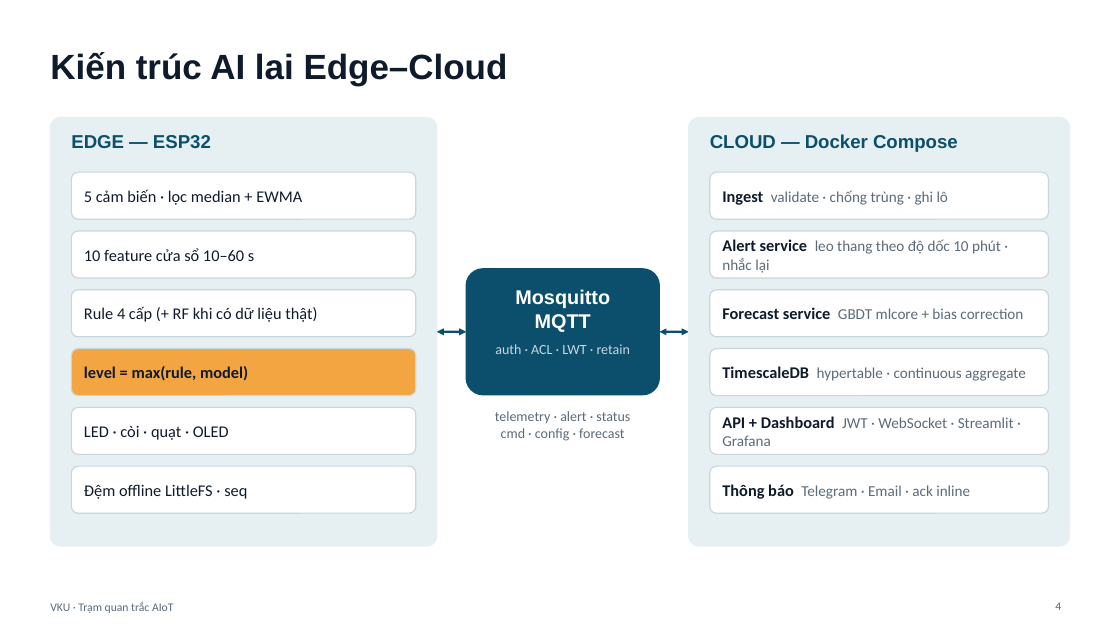
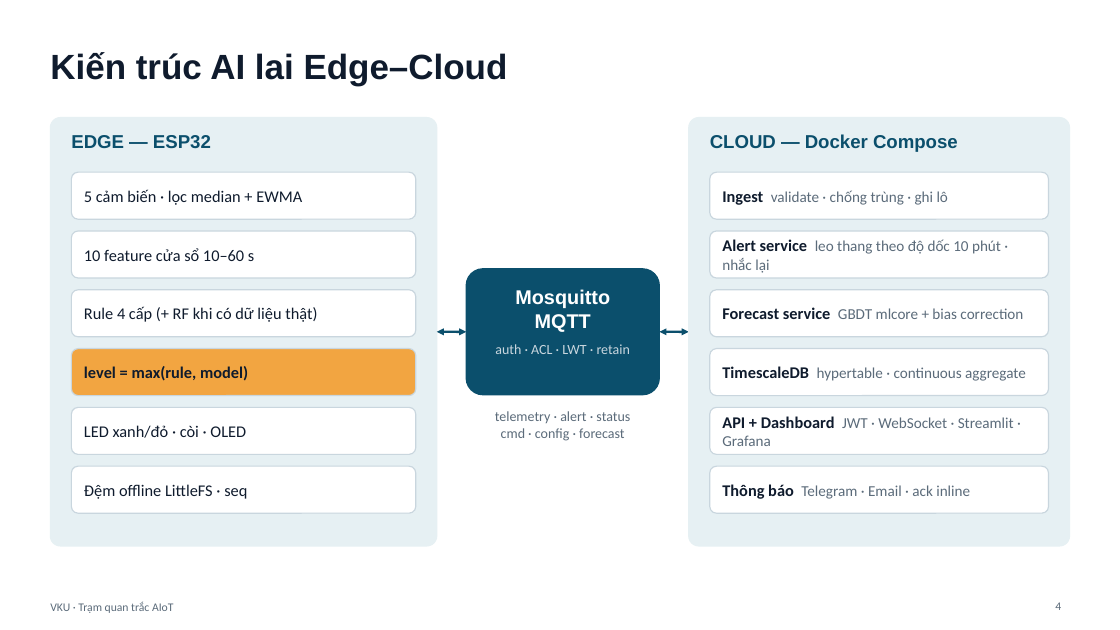
Before and after one commit to danhle396/pythonnhung, a slide deck: slide 4 of docs/report/slides_bao_ve.pptx. Drawn at 1120x630 pixels with LibreOffice and Linux fonts; fonts in the diff are those of the drawing. Boxes give left, top, right and bottom in pixels: in the first picture for what was removed or moved away, otherwise in the second. Text is boxed around its words. In the diff, an @@ line names an element or a change of style, - is before the commit and + after.

Commit message:
Đồng bộ phần cứng thực tế và sơ đồ khối
- Bỏ LED vàng, transistor S8050, module relay (nhóm không có)
- config.h: thêm cờ HAS_LED_YELLOW, HAS_RELAY, BUZZER_ACTIVE_LOW
- Cấp 1 'Chú ý' = LED xanh nhấp nháy 1 Hz; còi nối thẳng GPIO25
- Vẽ lại sơ đồ đấu dây trang 2 (còi, LED xanh/đỏ, nút)
- Sửa nhãn sơ đồ khối cho khớp code (model khí chờ dữ liệu thật, chu kỳ telemetry/forecast, mưa 1h/3h/6h)
- Cập nhật báo cáo, slide, kịch bản demo, task.md, PROGRESS.md

```diff
--- a/docs/report/slides_bao_ve.pptx
+++ b/docs/report/slides_bao_ve.pptx
@@ text at bbox=[84, 425, 246, 438]: text changed @@
-LED · còi · quạt · OLED
+LED xanh/đỏ · còi · OLED
```
Also in this commit, not shown: 2 other slides changed, 19 other files.
